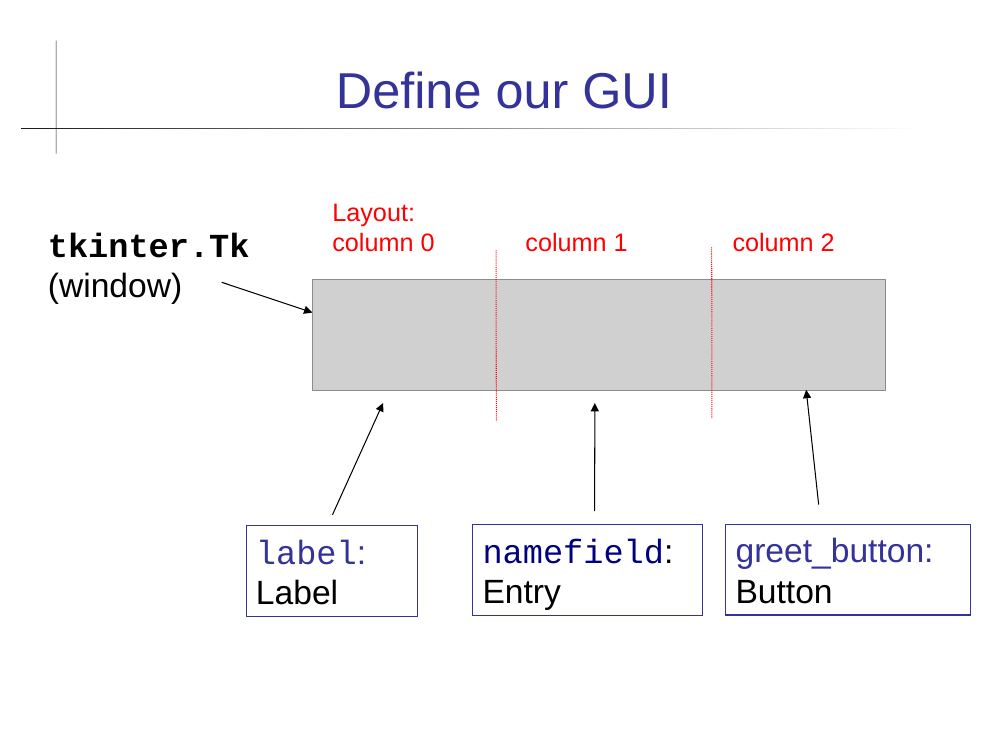
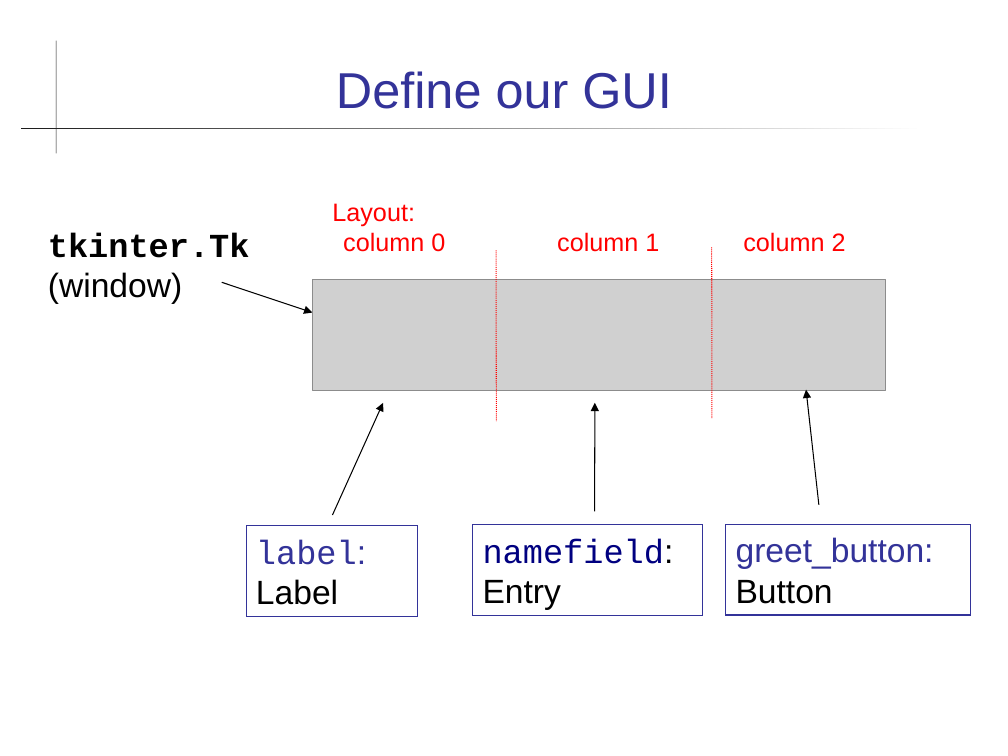
Before and after one commit to cpske/Prog2, a slide deck: slide 5 of graphics/graphics-intro.ppt. Drawn at 1008x756 pixels with LibreOffice and Linux fonts; fonts in the diff are those of the drawing; grey boxes stand for pictures. Boxes give left, top, right and bottom in pixels: in the first picture for what was removed or moved away, otherwise in the second. Text is boxed around its words. In the diff, an @@ line names an element or a change of style, - is before the commit and + after.

```diff
--- a/graphics/graphics-intro.ppt
+++ b/graphics/graphics-intro.ppt
@@ text at [332,203,846,252]: text changed @@
-Layout:
-column 0 column 1 column 2
+Layout:
+column 0 column 1 column 2
```
Also in this commit, not shown: 14 other slides changed, 1 other file.
